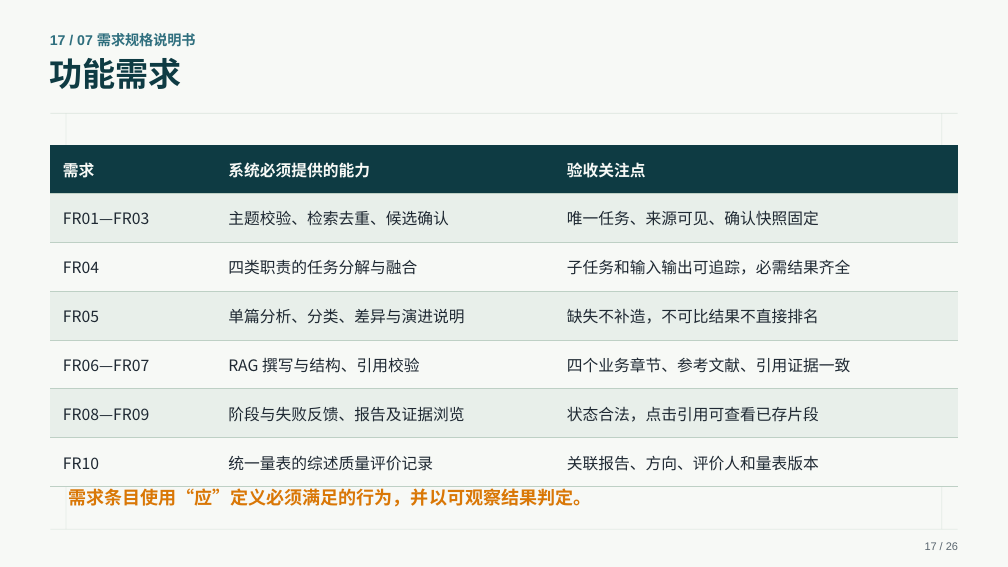
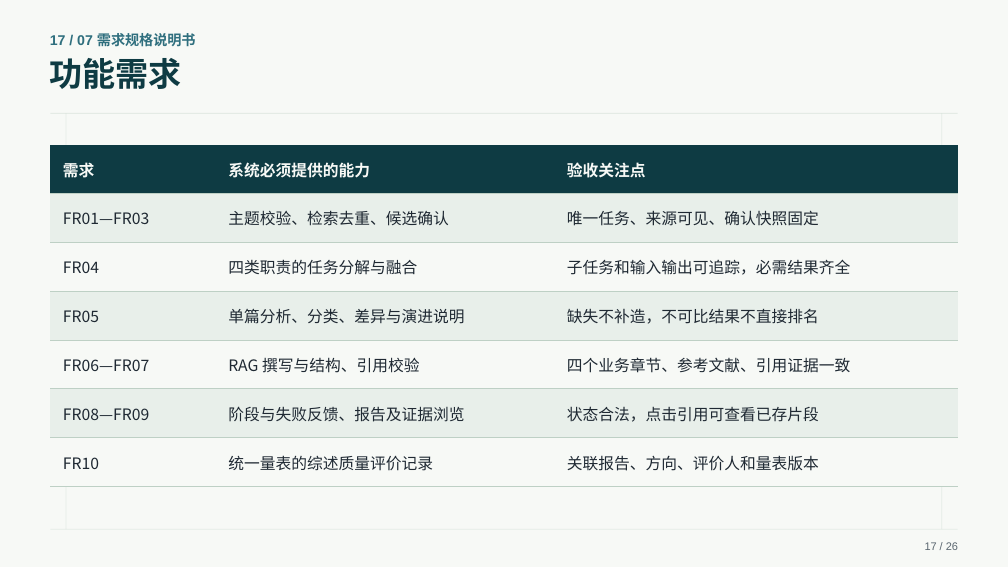
Before and after one commit to wdxf2/Paper-Agent, a slide deck: slide 17 of 需求分析/需求分析设计汇报第二版.pptx. Drawn at 1008x567 pixels with LibreOffice and Linux fonts; fonts in the diff are those of the drawing. Boxes give left, top, right and bottom in pixels: in the first picture for what was removed or moved away, otherwise in the second. Text is boxed around its words. In the diff, an @@ line names an element or a change of style, - is before the commit and + after.

Commit message:
更新需求分析设计汇报第二版

```diff
--- a/需求分析/需求分析设计汇报第二版.pptx
+++ b/需求分析/需求分析设计汇报第二版.pptx
@@ text removed at (69, 486, 592, 507) @@
-需求条目使用“应”定义必须满足的行为，并以可观察结果判定。
```
Also in this commit, not shown: 7 other slides changed.
